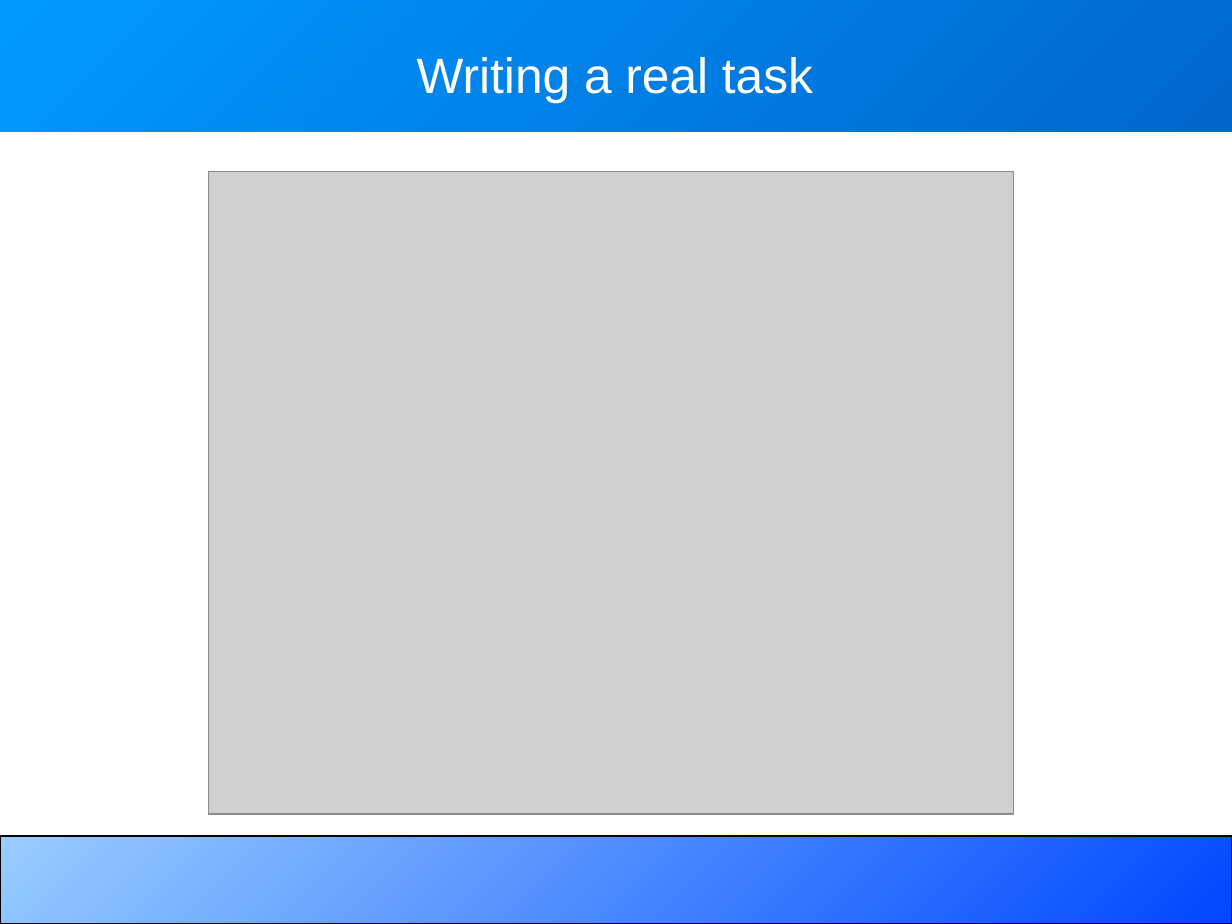
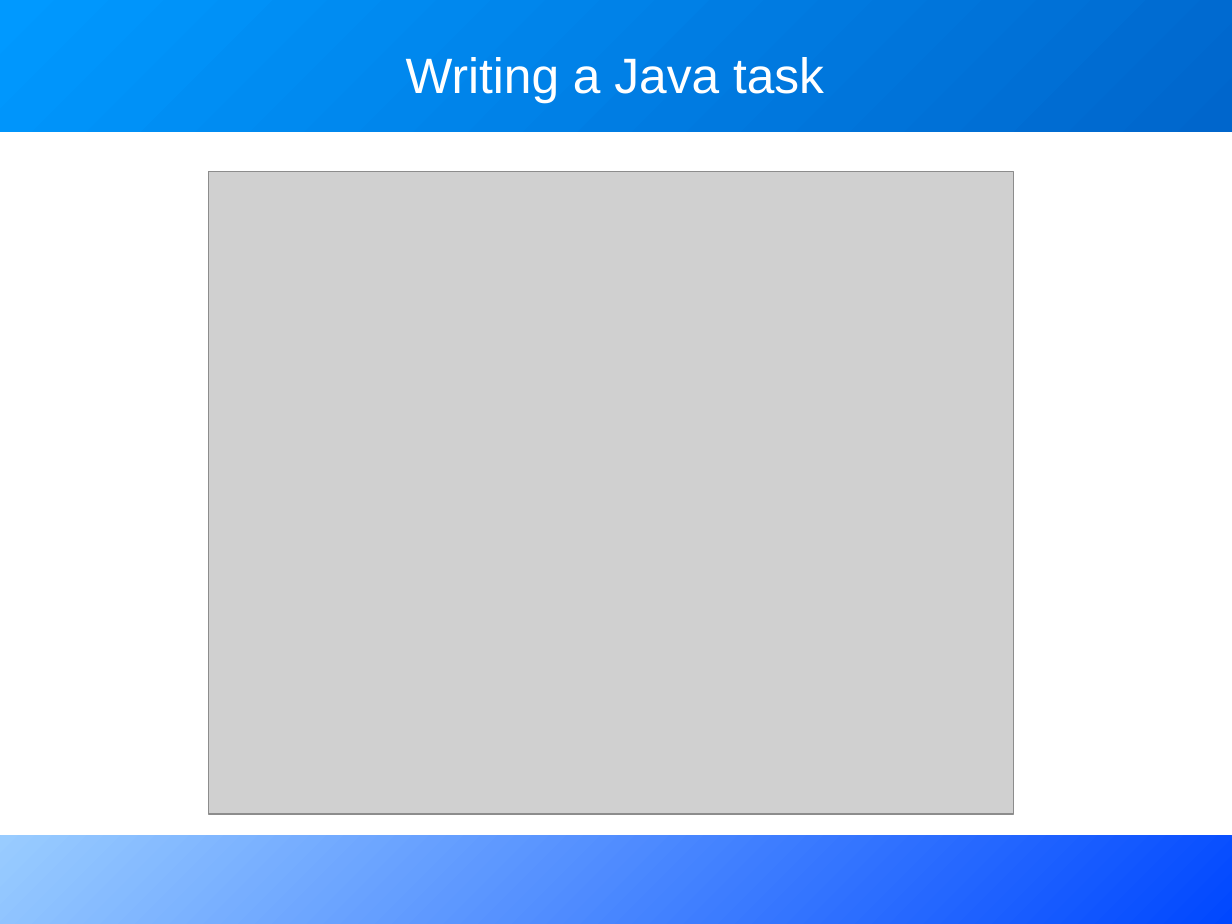
Before and after one commit to BeatrizTercero/repoSvnAnt, a slide deck: slide 16 of core/trunk/docs/slides/extending_ant.odp (slide 14 before the commit). Drawn at 1232x924 pixels with LibreOffice and Linux fonts; fonts in the diff are those of the drawing; grey boxes stand for pictures. Boxes give left, top, right and bottom in pixels: in the first picture for what was removed or moved away, otherwise in the second. Text is boxed around its words. In the diff, an @@ line names an element or a change of style, - is before the commit and + after.

```diff
--- a/core/trunk/docs/slides/extending_ant.odp
+++ b/core/trunk/docs/slides/extending_ant.odp
@@ title at box(406, 57, 824, 103): text changed @@
-Writing a real task
+Writing a Java task
@@ rectangle at box(0, 836, 1232, 924): outline #000000 0.74 pt to none @@
```
Also in this commit, not shown: 16 other slides changed, 9 slides added, 1 slide removed.
